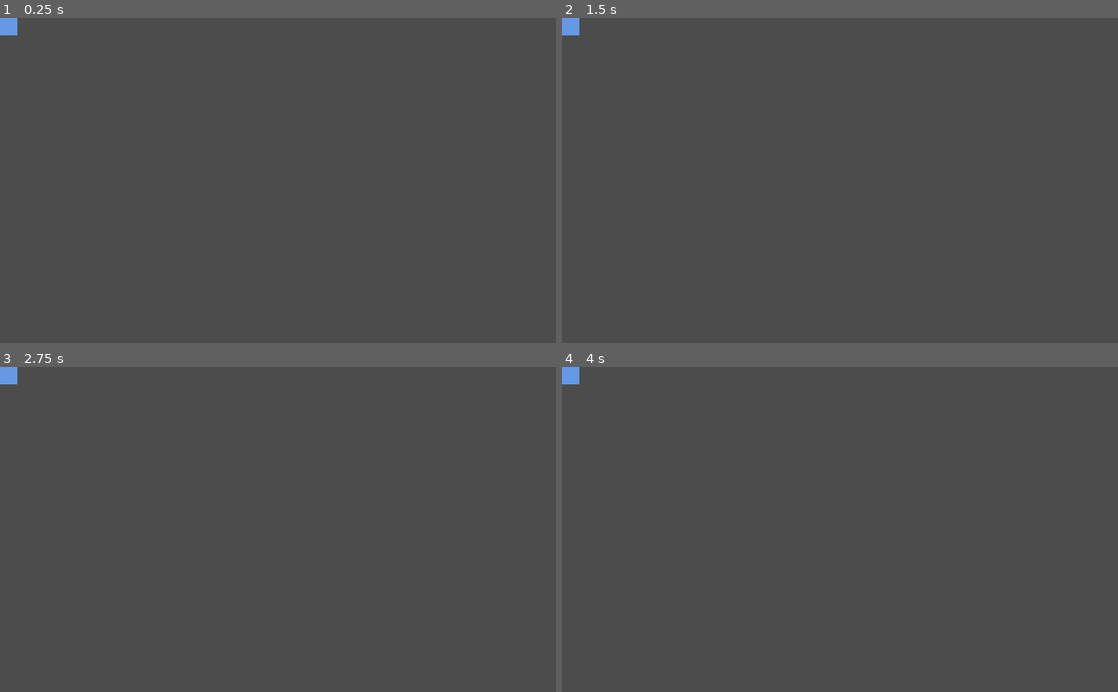
Above: before the commit, frames 1-4 (two rows, left to right).
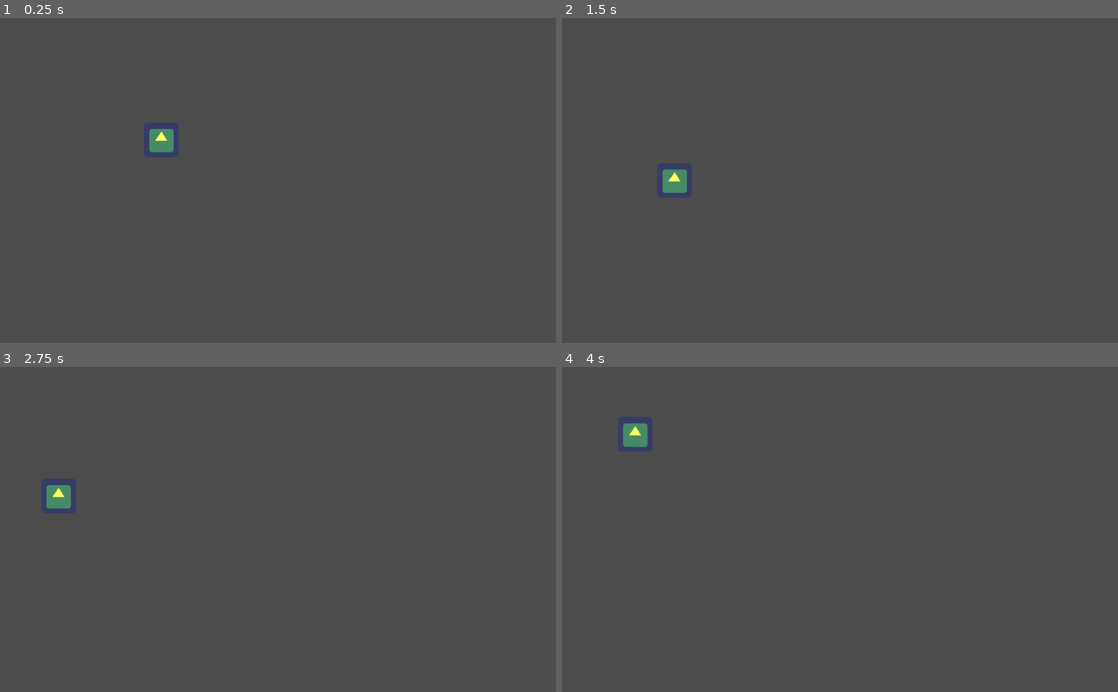
Above: after the commit, the same moments.

Repository: acs/godot-samples
Game: Godot game, scene res://CanvasItem.tscn
Same seed, same stepped clock (60 frames per second), same inputs: the game is played once before the commit and once after it. The engine's default icon, where the game draws it, is replaced by a stand-in: a white triangle on a blue panel in a dark square.
Inputs:
- Up to frame 1 (0.25 s): no input
- Up to frame 2 (1.5 s): no input
- Up to frame 3 (2.75 s): no input
- Up to frame 4 (4 s): no input

The runs differ from the first frame. In frame 1, 0.8% of the frame differs, in the area x 0-33%, y 0-43%; in frame 2, 0.8%; in frame 3, 0.8%; in frame 4, 0.8%.

Commit message:
Complete first 2D shader

Diff:
--- a/shaders_samples/CanvasItem.tscn
+++ b/shaders_samples/CanvasItem.tscn
@@ -1,18 +1,29 @@
-[gd_scene load_steps=4 format=2]
+[gd_scene load_steps=5 format=2]
 
 [ext_resource path="res://icon.png" type="Texture" id=1]
+[ext_resource path="res://Sprite.gd" type="Script" id=2]
 
 [sub_resource type="Shader" id=1]
 code = "shader_type canvas_item;
 
+uniform float blue = 0.6;
+
 void fragment(){
-  COLOR = vec4(0.4, 0.6, 0.9, 1.0);
+  /* COLOR = vec4(0.4, 0.6, 0.9, 1.0); */
+	COLOR = texture(TEXTURE, UV);
+	COLOR.b = blue;
+}
+
+void vertex() {
+	VERTEX += vec2(200.0, 200.0);
+	VERTEX += vec2(cos(TIME)*100.0, sin(TIME)*100.0);
 }
 "
 custom_defines = ""
 
 [sub_resource type="ShaderMaterial" id=2]
 shader = SubResource( 1 )
+shader_param/blue = 0.6
 
 [node name="CanvasItem" type="Node2D"]
 
@@ -21,3 +32,4 @@
 position = Vector2( 232, 505 )
 texture = ExtResource( 1 )
 offset = Vector2( -232, -505 )
+script = ExtResource( 2 )
--- /dev/null
+++ b/shaders_samples/Sprite.gd
@@ -0,0 +1,8 @@
+extends Sprite
+
+# Let's interact with the shader
+
+var blue_value = 0.4
+
+func _init():
+	material.set_shader_param("blue", blue_value)
